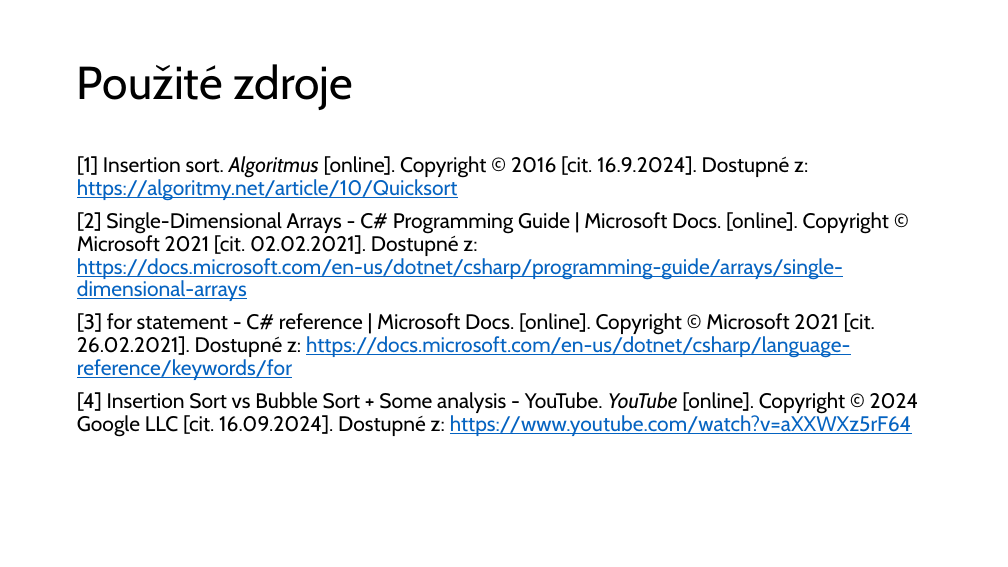
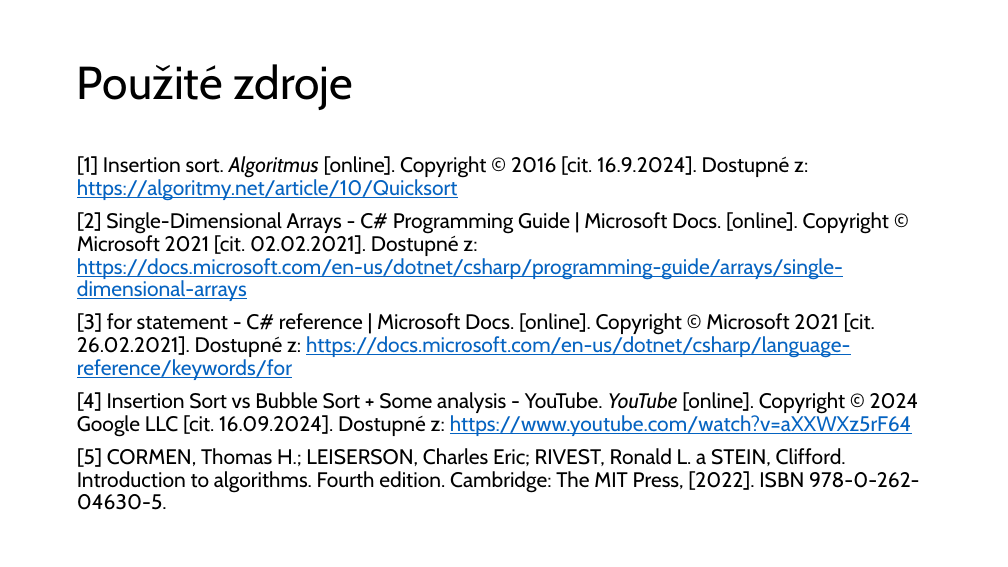
Before and after one commit to ekral/FAI, a slide deck: slide 35 of PA/seminar/Prezentace_seminar_ZAP_8_quick_sort.pptx (slide 32 before the commit). Drawn at 1008x567 pixels with LibreOffice and Linux fonts; fonts in the diff are those of the drawing. Boxes give left, top, right and bottom in pixels: in the first picture for what was removed or moved away, otherwise in the second. Text is boxed around its words. In the diff, an @@ line names an element or a change of style, - is before the commit and + after.

```diff
--- a/PA/seminar/Prezentace_seminar_ZAP_8_quick_sort.pptx
+++ b/PA/seminar/Prezentace_seminar_ZAP_8_quick_sort.pptx
@@ text at <box>77,448,919,510</box>: paragraph added @@
+[5] CORMEN, Thomas H.; LEISERSON, Charles Eric; RIVEST, Ronald L. a STEIN, Clifford. Introduction to algorithms. Fourth edition. Cambridge: The MIT Press, [2022]. ISBN 978-0-262-04630-5.
```
Also in this commit, not shown: 23 other slides changed, 3 slides added.
